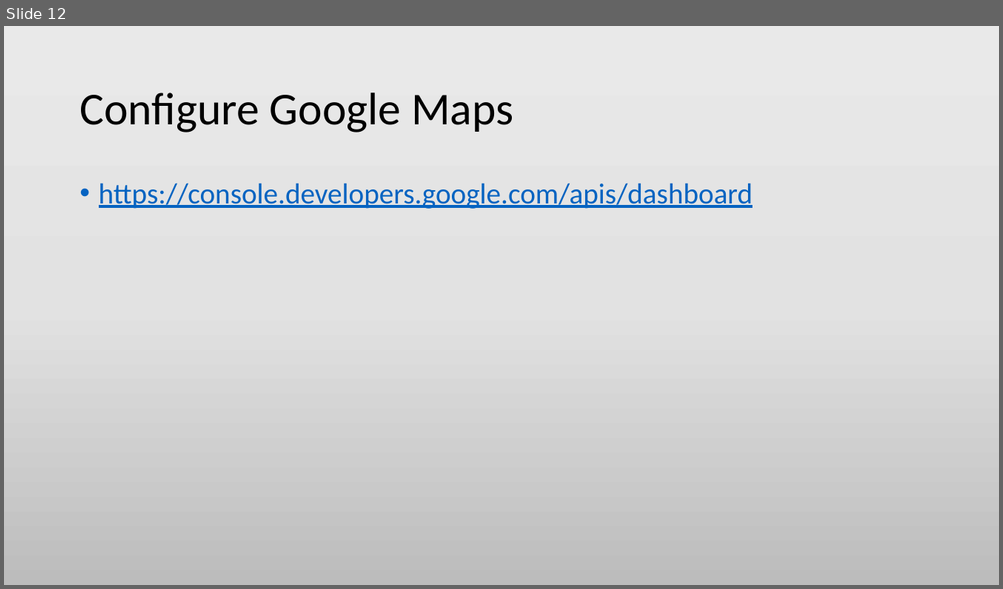
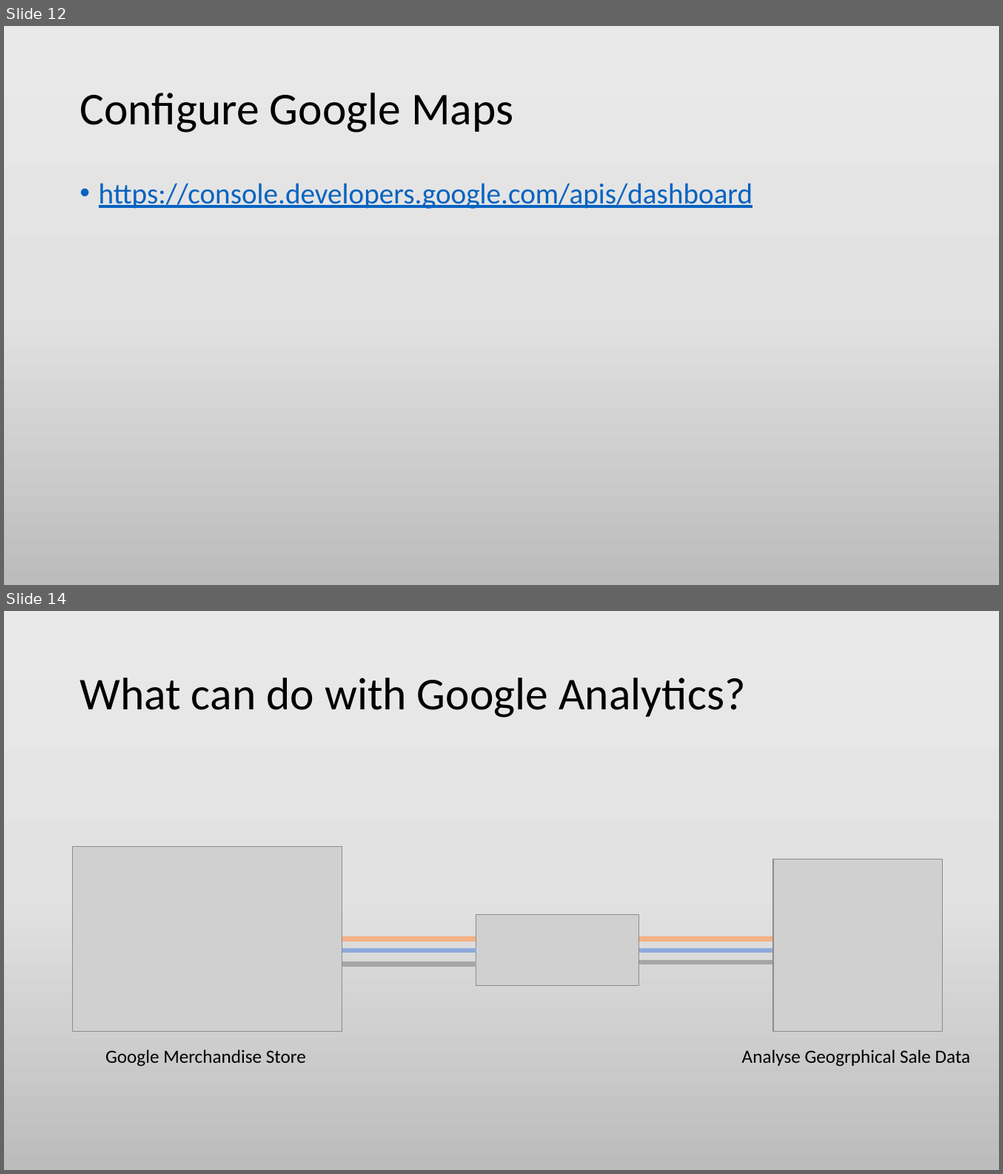
Before and after one commit to min-naing/Wordpress-Tuto-PowerPoint, a slide deck: 3. Building a Broucher Site.pptx. Shown one above the other, each under a label of ours: slide 12 before the commit, slides 12 and 14 after it; the slides between them are not shown. The pictures are 1003x589 and 1003x1174 pixels, drawn with LibreOffice and Linux fonts; fonts in the diff are those of the drawing; grey boxes stand for pictures. Boxes give left, top, right and bottom in pixels: in the first picture for what was removed or moved away, otherwise in the second. Text is boxed around its words. In the diff, an @@ line names an element or a change of style, - is before the commit and + after.

```diff
--- a/3. Building a Broucher Site.pptx
+++ b/3. Building a Broucher Site.pptx
@@ slide 14 added at (4, 611, 999, 1170), background gradient #EBEAEA to #E4E3E3 to #BDBCBC @@
@@ title added at (79, 678, 745, 718), 44 pt, text #000000 @@
+What can do with Google Analytics?
@@ picture added at (73, 847, 342, 1032) @@
@@ picture added at (774, 860, 942, 1033) @@
@@ picture added at (476, 915, 639, 986) @@
@@ line added from (342, 940) to (476, 940), #F4B183 4.5 pt @@
@@ line added from (639, 940) to (774, 940), #F4B183 4.5 pt @@
@@ line added from (342, 951) to (476, 951), #8FAADC 4.5 pt @@
@@ line added from (342, 965) to (476, 965), #A6A6A6 4.5 pt @@
@@ line added from (639, 951) to (774, 951), #8FAADC 4.5 pt @@
@@ line added from (639, 963) to (774, 963), #A6A6A6 4.5 pt @@
@@ text added at (105, 1050, 306, 1067), 18 pt, text #000000 @@
+Google Merchandise Store
@@ text added at (742, 1050, 970, 1067), 18 pt, text #000000 @@
+Analyse Geogrphical Sale Data
```
Also in this commit, not shown: 1 slide changed, 6 other slides added, 2 other files.
